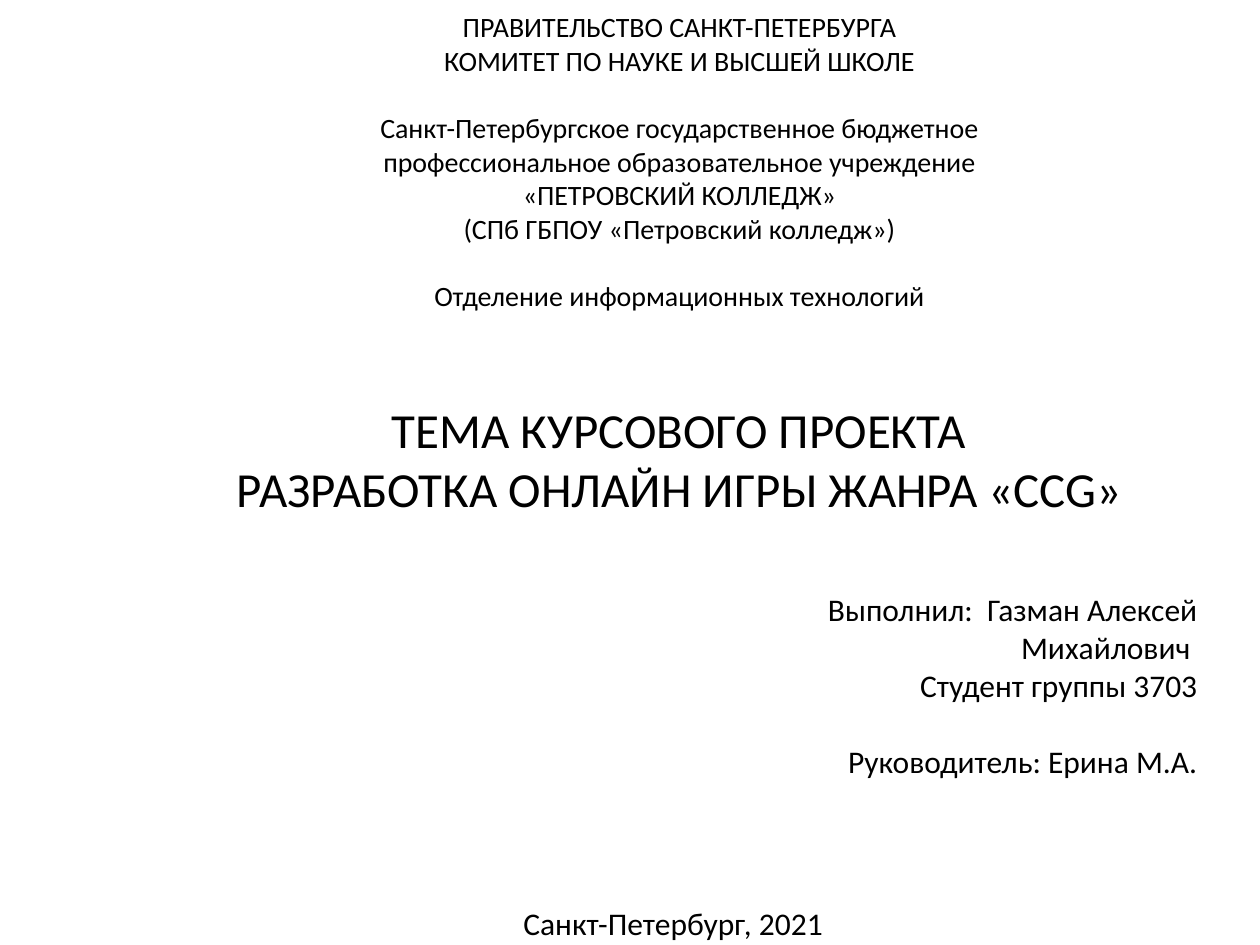
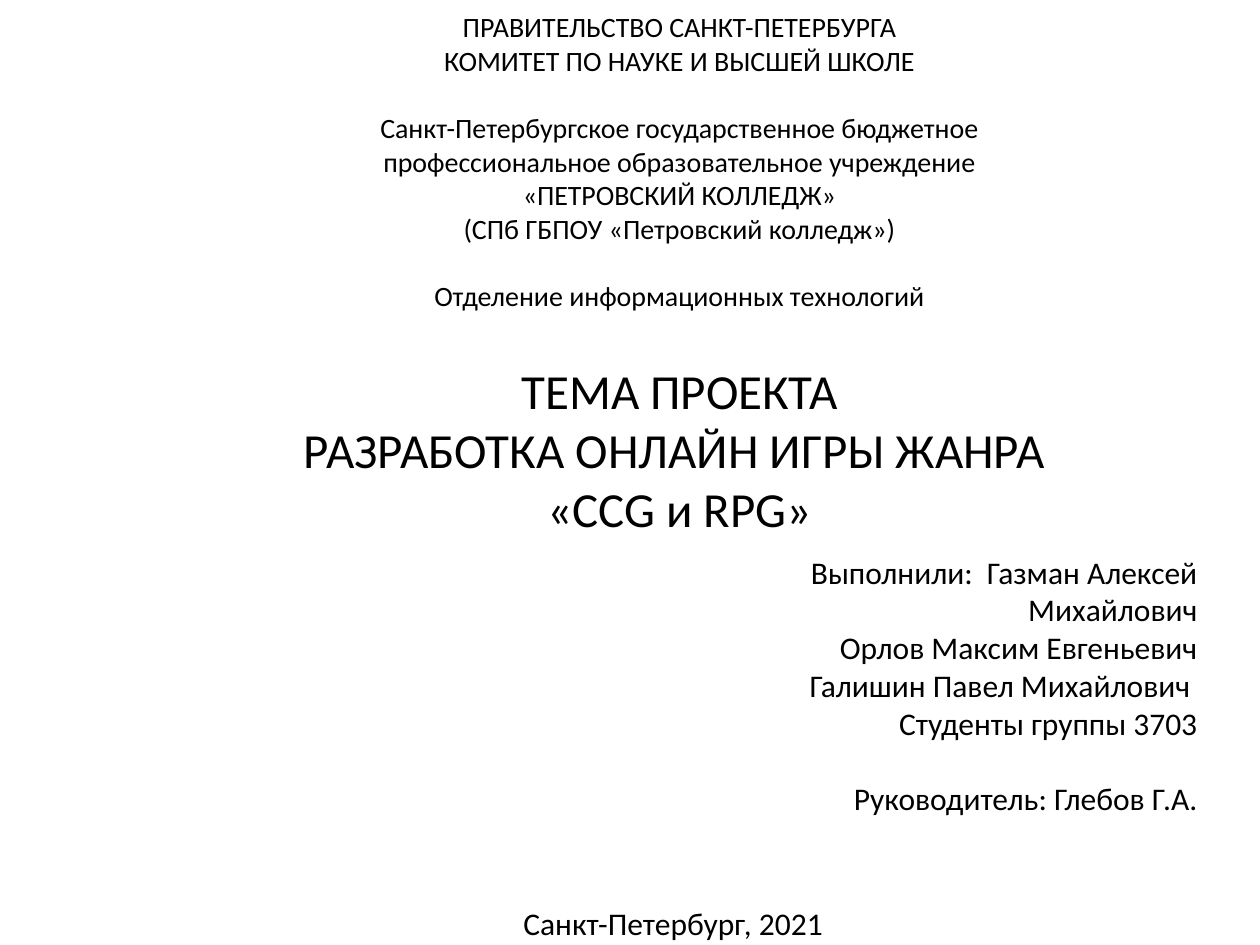
Before and after one commit to bananchill/Game-1, a slide deck: slide 1 of Презентация_КП_3703.pptx. Drawn at 1260x945 pixels with LibreOffice and Linux fonts; fonts in the diff are those of the drawing; background and template pictures are left out. Boxes give left, top, right and bottom in pixels: in the first picture for what was removed or moved away, otherwise in the second. Text is boxed around its words. In the diff, an @@ line names an element or a change of style, - is before the commit and + after.

```diff
--- a/Презентация_КП_3703.pptx
+++ b/Презентация_КП_3703.pptx
@@ text at [303, 377, 1045, 528]: text changed @@
-ТЕМА КУРСОВОГО ПРОЕКТА
-РАЗРАБОТКА ОНЛАЙН ИГРЫ ЖАНРА «CCG»
+ТЕМА ПРОЕКТА
+РАЗРАБОТКА ОНЛАЙН ИГРЫ ЖАНРА
+«CCG и RPG»
@@ text "Выполнили: Газман Алексей": place and size @@
-text "Выполнили: Газман Алексей" at [828, 599, 1197, 779]
+text "Выполнили: Газман Алексей" at [810, 562, 1197, 816]
@@ text at [811, 562, 1197, 585]: text changed @@
-Выполнил: Газман Алексей
+Выполнили: Газман Алексей
@@ text at [810, 638, 1197, 816]: text changed @@
-Студент группы 3703
-Руководитель: Ерина М.А.
+Орлов Максим Евгеньевич
+Галишин Павел Михайлович
+Студенты группы 3703
+Руководитель: Глебов Г.А.
```
Also in this commit, not shown: 2 other slides changed, 2 slides added, 3 slides removed.
